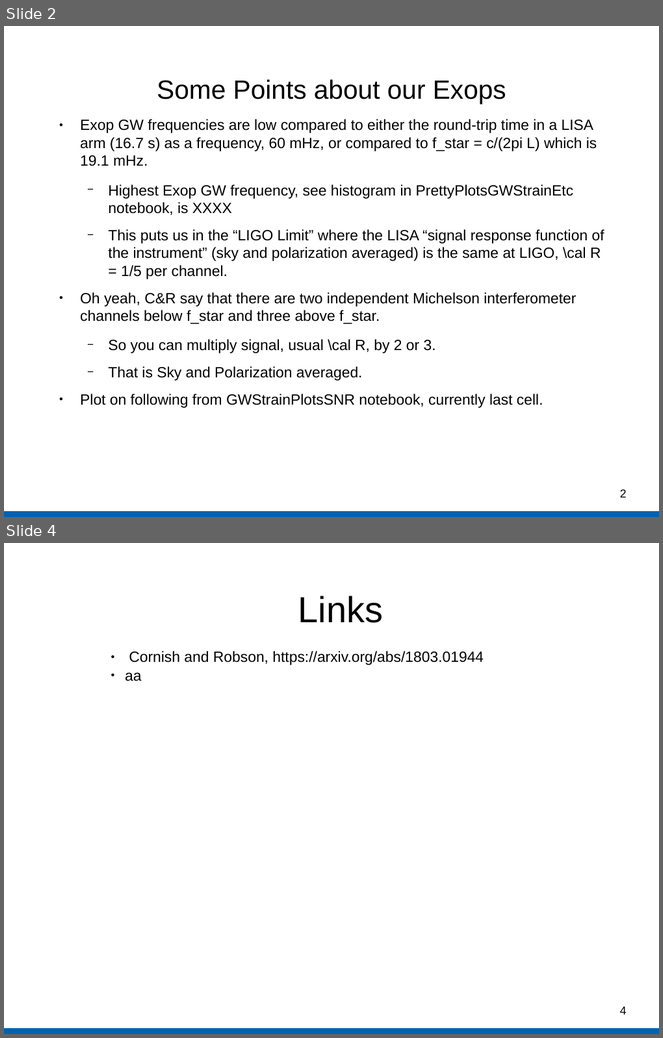
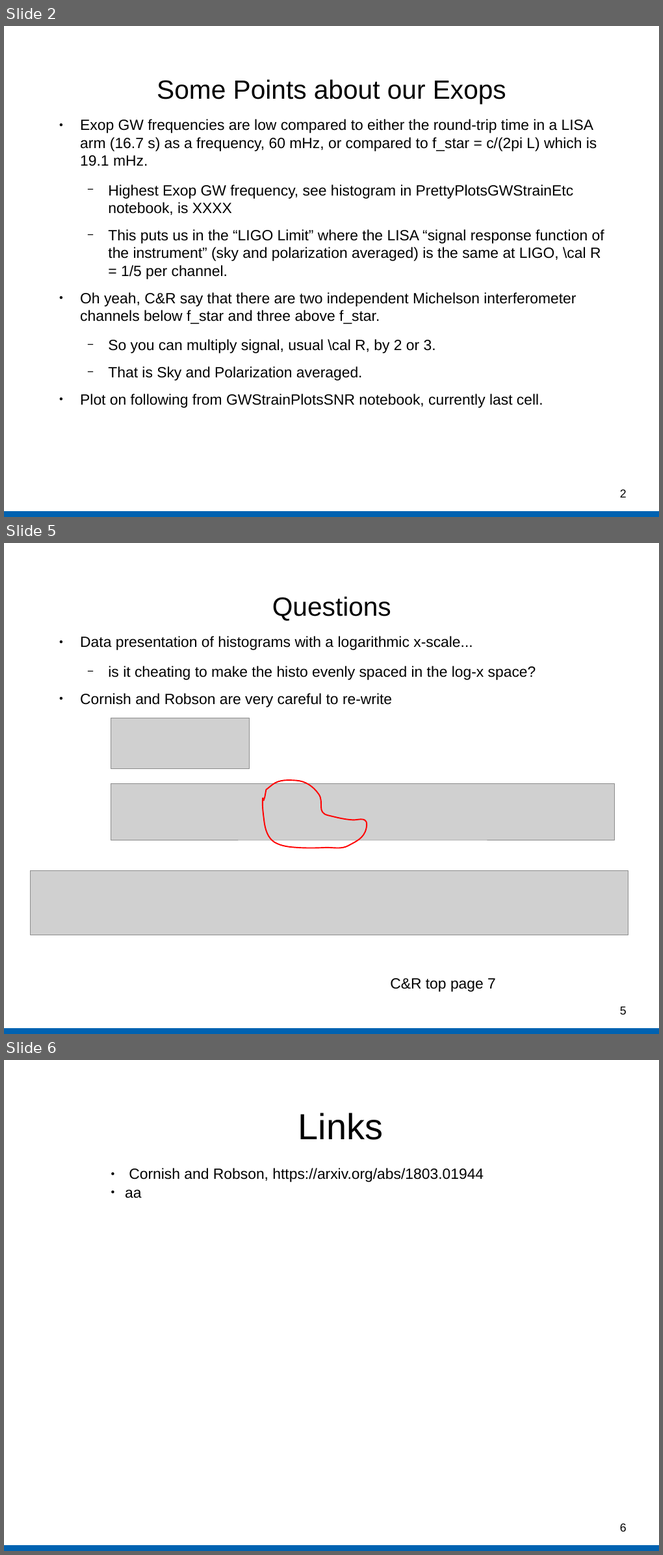
Before and after one commit to gabella/exoplanetsMath, a slide deck: python/NoiseNotesCornishEtAlMaggiore.odp. Shown one above the other, each under a label of ours: slides 2 and 4 before the commit, slides 2, 5 and 6 after it; the slides between them are not shown. The pictures are 663x1038 and 663x1555 pixels, drawn with LibreOffice and Linux fonts; fonts in the diff are those of the drawing; grey boxes stand for pictures; background and template pictures are left out. Boxes give left, top, right and bottom in pixels: in the first picture for what was removed or moved away, otherwise in the second. Text is boxed around its words. In the diff, an @@ line names an element or a change of style, - is before the commit and + after.

Commit message:
first crack at Cornish-Robson S_n and the modes plot

```diff
--- a/python/NoiseNotesCornishEtAlMaggiore.odp
+++ b/python/NoiseNotesCornishEtAlMaggiore.odp
@@ slide 5 added at (4,543,659,1034), background #FFFFFF; not listed: 1 template element that a slide beside it also shows @@
@@ title added at (272,596,391,621), 32 pt, text #000000 @@
+Questions
@@ text added at (80,636,536,707), 18 pt, text #000000 @@
+● Data presentation of histograms with a logarithmic x-scale...
+  − is it cheating to make the histo evenly spaced in the log-x space?
+● Cornish and Robson are very careful to re-write
@@ picture added at (111,719,250,769) @@
@@ picture added at (111,783,614,840) @@
@@ freeform shape added at (263,780,367,848), outline #FF0000 1.5 pt @@
@@ picture added at (30,871,628,936) @@
@@ text added at (390,979,496,992), 18 pt, text #000000 @@
+C&R top page 7
@@ page number added at (620,1006,627,1015), 14 pt, text #000000 @@
+5
@@ what was slide 4 is now slide 6 @@
@@ page number at (620,1523,627,1532): text changed @@
-4
+6
```
Also in this commit, not shown: 1 slide changed, 1 other slide added, 6 other files.
